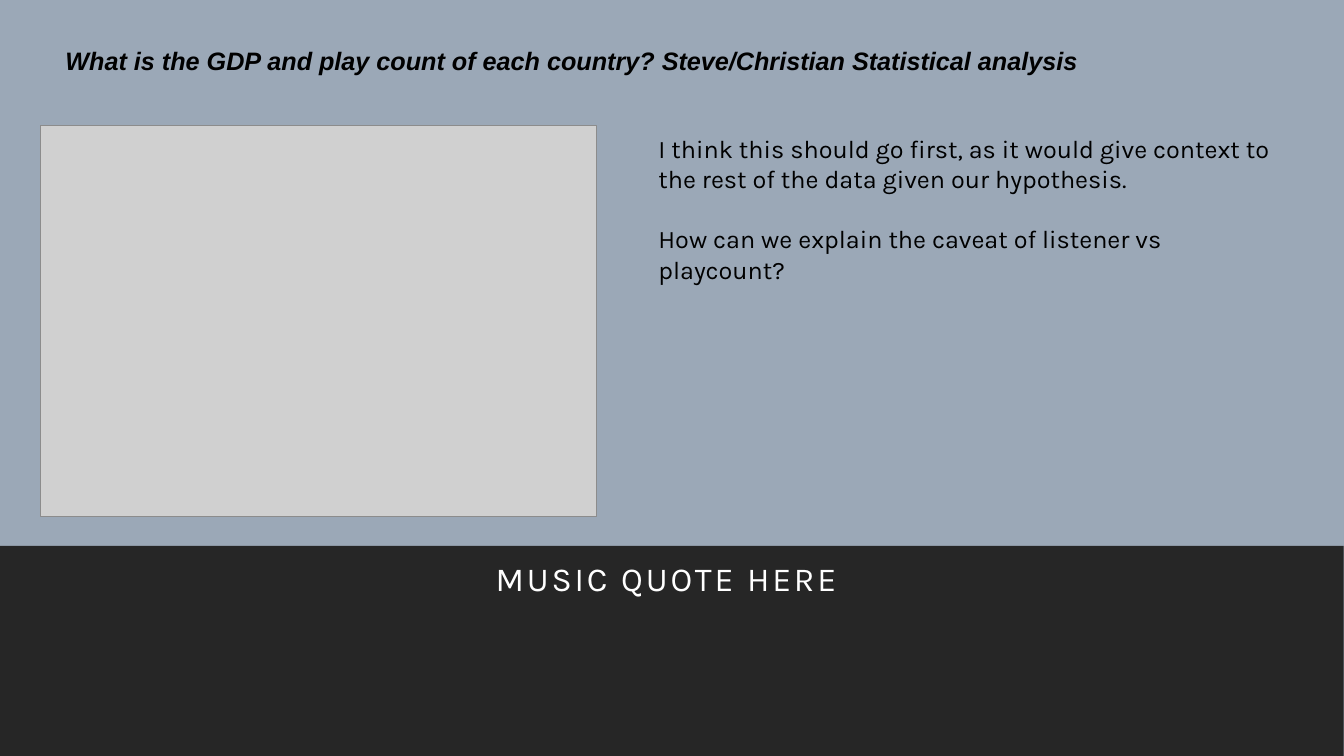
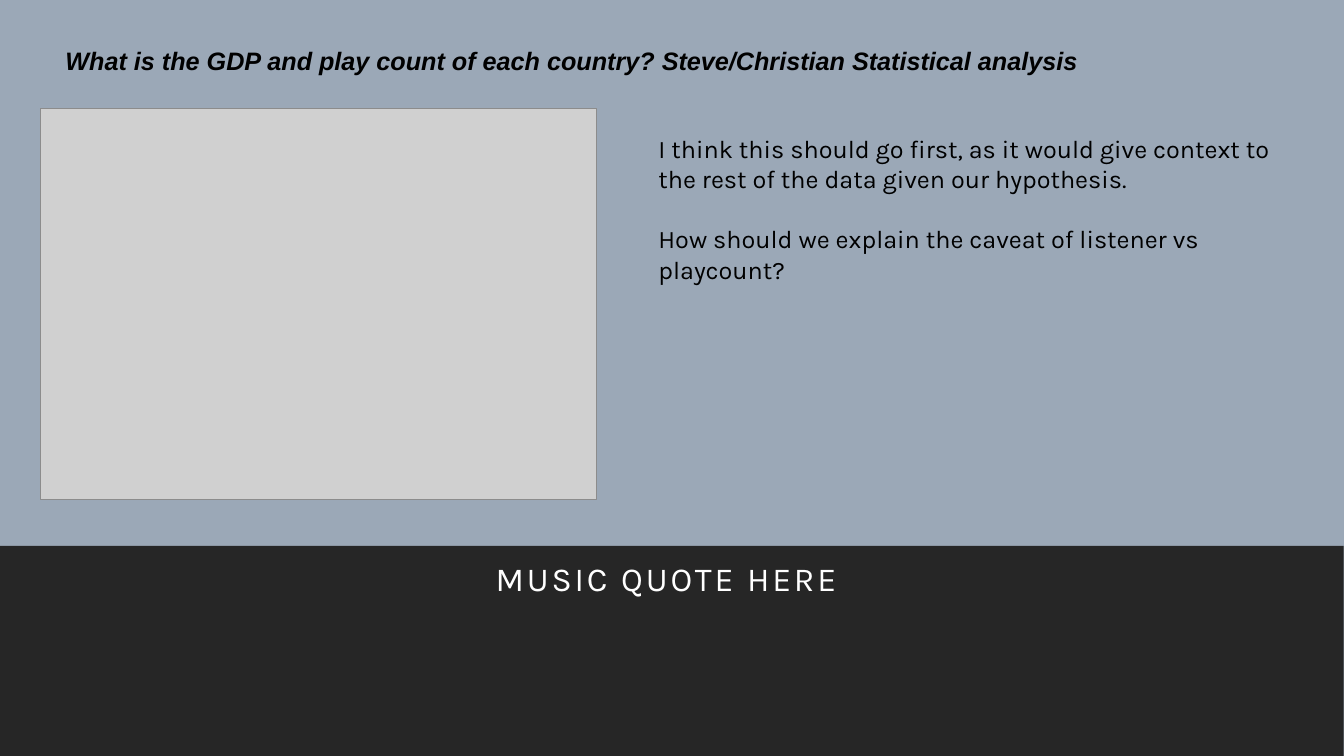
Before and after one commit to kidik425/07-Project_1, a slide deck: slide 11 of Team Organization Docs/The Eff {Strings} Project 1 Demo.pptx (slide 10 before the commit). Drawn at 1344x756 pixels with LibreOffice and Linux fonts; fonts in the diff are those of the drawing; grey boxes stand for pictures. Boxes give left, top, right and bottom in pixels: in the first picture for what was removed or moved away, otherwise in the second. Text is boxed around its words. In the diff, an @@ line names an element or a change of style, - is before the commit and + after.

```diff
--- a/Team Organization Docs/The Eff {Strings} Project 1 Demo.pptx
+++ b/Team Organization Docs/The Eff {Strings} Project 1 Demo.pptx
@@ picture: place and size @@
-picture at (40, 126, 596, 517)
+picture at (40, 109, 596, 500)
@@ text at (658, 230, 1199, 254): text changed @@
-How can we explain the caveat of listener vs playcount?
+How should we explain the caveat of listener vs playcount?
```
Also in this commit, not shown: 7 other slides changed, 1 slide added, 6 other files.
